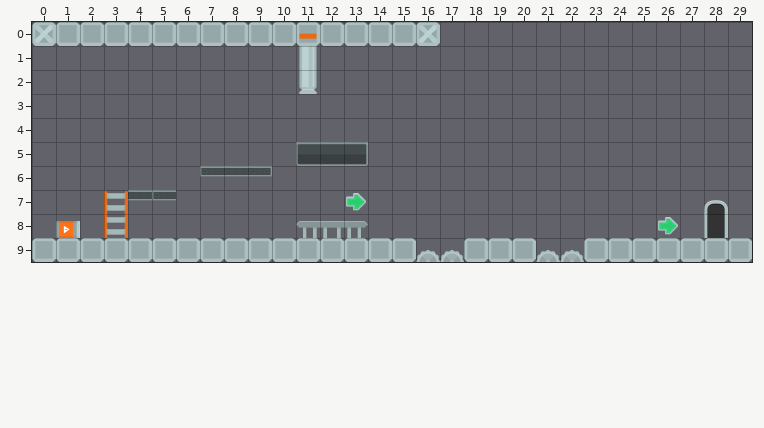
Tiled map -- target/classes/assets/levels/NerdStart2.tmx. The picture above was drawn from the file before the commit.
Cells are 70x70 px. Shown: x 0..29, y 0..9.
Once edited:
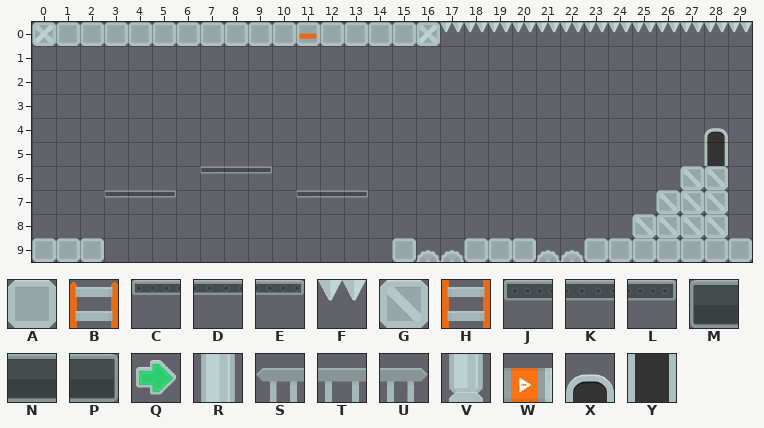
Key: from "_industrial": A 28, B 32, C 34, D 35, E 36, F 37, G 42, H 46, J 48, K 49, L 50, M 58, N 59, P 60, Q 69, R 84, S 86, T 87, U 88, V 98, W 106; from "tiles_spritesheet": X 45, Y 57.
_ is an empty cell.
Difference:
Layer "Bottom":
The edit turns tile J into tile C in row 6 at x 7.
There is now tile C in row 7 at x 3 and 11.
The edit turns tile K into tile D in row 6 at x 8; in row 7 at x 4.
There is now tile D in row 7 at x 12.
The edit turns tile J into tile E in row 7 at x 5.
The edit turns tile L into tile E in row 6 at x 9.
There is now tile E in row 7 at x 13.
There is now tile F in row 0 at x 17 to 29.
There is now tile G in row 6 at x 27 to 28; in row 7 at x 26 to 28; in row 8 at x 25 to 28.
There is now tile X in row 4 at x 28.
There is now tile Y in row 5 at x 28.
The tile that lay hidden is removed in row 5 at x 12.
Tile A is removed in row 9 at x 3 to 14.
Tile H is removed in row 8 at x 3.
Tile K is removed in row 5 at x 11 and 13.
Tile S is removed in row 8 at x 11.
Tile T is removed in row 8 at x 12.
Tile U is removed in row 8 at x 13.
Tile W is removed in row 8 at x 1.
Layer "overlay":
Tile B is removed in row 7 at x 3.
Tile M is removed in row 5 at x 11.
Tile N is removed in row 5 at x 12.
Tile P is removed in row 5 at x 13.
Tile Q is removed in row 7 at x 13; in row 8 at x 26.
Tile R is removed in row 1 at x 11.
Tile V is removed in row 2 at x 11.
Tile X is removed in row 7 at x 28.
Tile Y is removed in row 8 at x 28.
